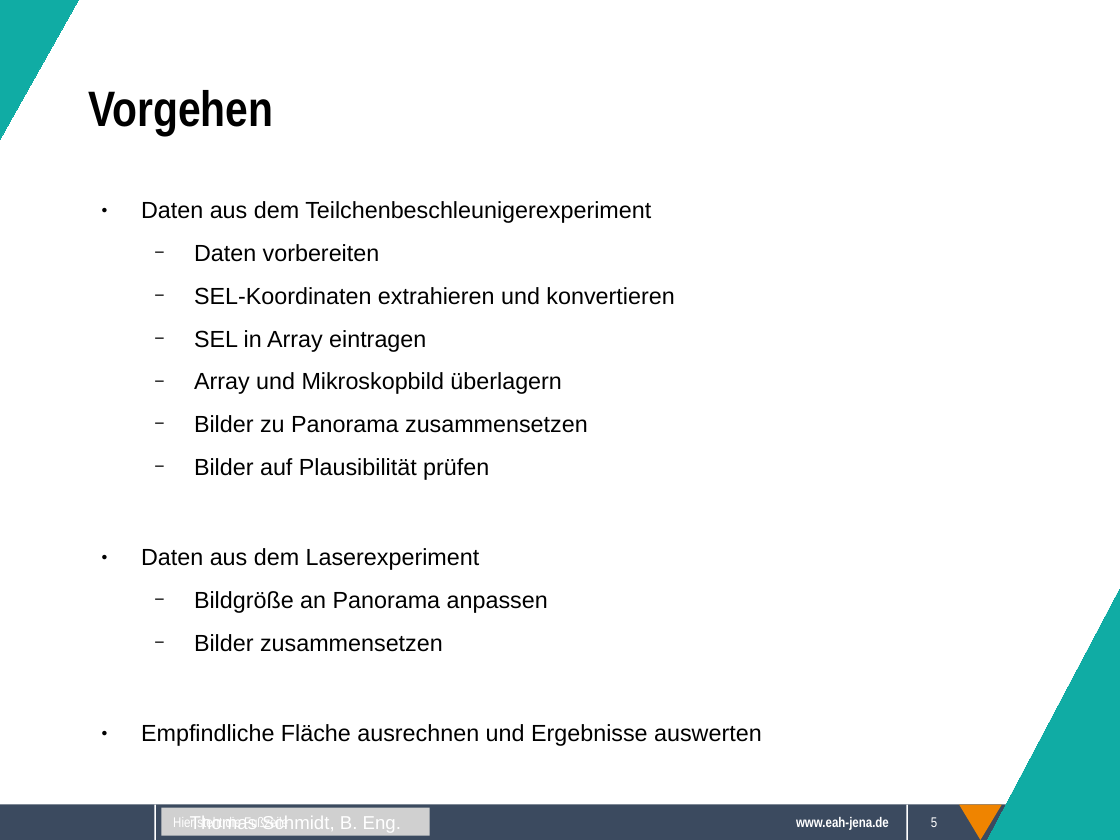
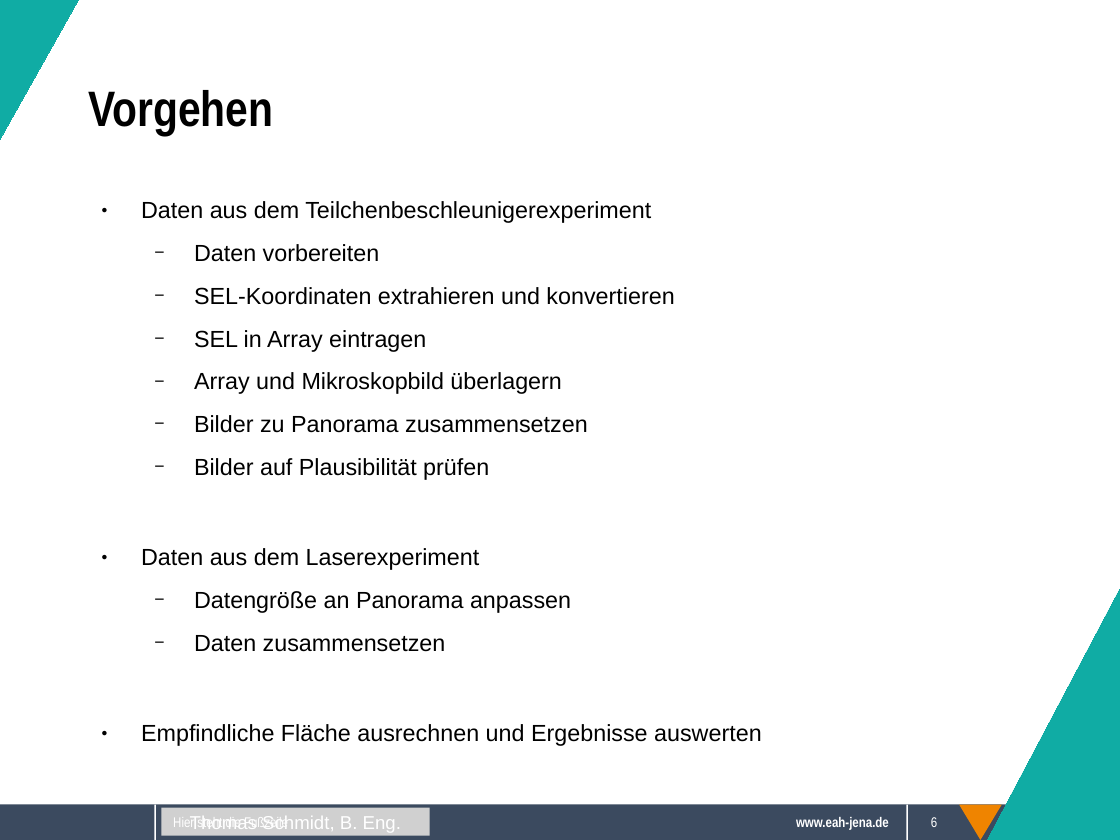
Before and after one commit to Sappy5053/Komplexpraktikum, a slide deck: slide 6 of Präsentation.odp (slide 5 before the commit). Drawn at 1120x840 pixels with LibreOffice and Linux fonts; fonts in the diff are those of the drawing; grey boxes stand for pictures; background and template pictures are left out. Boxes give left, top, right and bottom in pixels: in the first picture for what was removed or moved away, otherwise in the second. Text is boxed around its words. In the diff, an @@ line names an element or a change of style, - is before the commit and + after.

```diff
--- a/Präsentation.odp
+++ b/Präsentation.odp
@@ text at (x1=194, y1=591, x2=571, y2=652): text changed @@
-  − Bildgröße an Panorama anpassen
-  − Bilder zusammensetzen
+  − Datengröße an Panorama anpassen
+  − Daten zusammensetzen
@@ page number at (x1=931, y1=817, x2=937, y2=827): text changed @@
-5
+6
```
Also in this commit, not shown: 9 other slides changed, 1 slide added, 2 other files.
